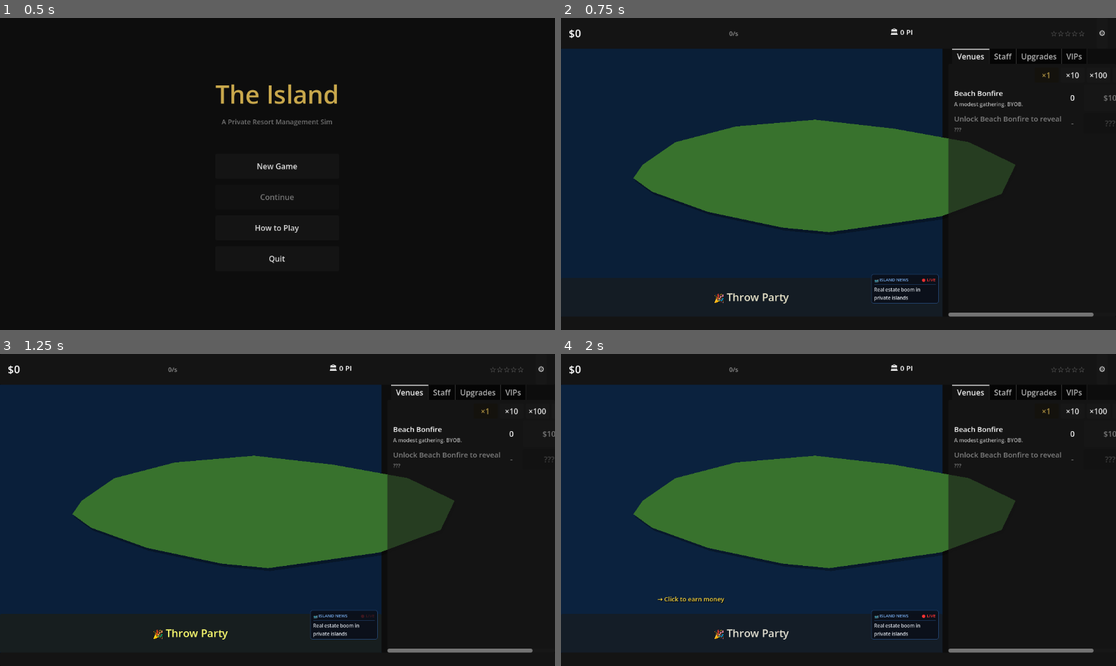
Above: before the commit, frames 1-4 (two rows, left to right).
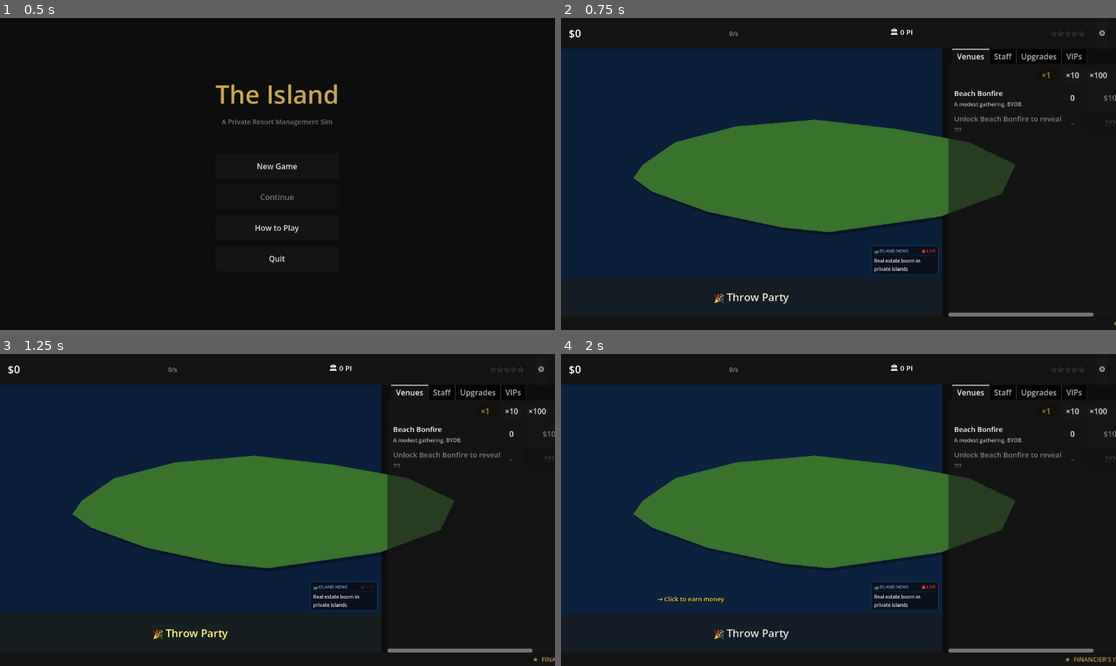
Above: after the commit, the same moments.

Repository: jhughesofficial/island-game
Game: Godot game, scene res://scenes/MainMenu.tscn
Two runs of this game, one before a commit and one after it. Both use one fixed random seed, a clock stepped at 60 frames per second and the inputs below.
Inputs:
- Up to frame 1 (0.5 s): no input
- Up to frame 2 (0.75 s): click "New Game" at 0.5 s
- Up to frame 3 (1.25 s): no input
- Up to frame 4 (2 s): click "🎉 Throw Party" at 1.25 s

Frame 1 is identical in both runs. In frame 2, 1.4% of the frame differs, in the area x 55-100%, y 72-99%; in frame 3, 1.4%; in frame 4, 1.5%.
Error before the commit: Parse Error: Expected expression for variable initial value after "=". (res://scripts/components/news_ticker.gd:73)

Commit message:
fix: achievements panel crash, game over paths, help padding, news ticker, stats paths, TV overlay
- achievements_panel: add_theme_constant_override("separation", 8) instead of invalid property
- game_over: ButtonRow added to restart/mainmenu button paths
- help_panel: MarginContainer wrapper adds 14px h / 8px v inner padding to help text
- news_ticker: fixed $MarginContainer/TickerLabel path; ticker now starts off-screen right
  and loops back to right edge (no flash/jump on restart)
- stats_panel: all 12 StatsGrid/XxxVal paths corrected to StatsGrid/XxxRow/XxxVal;
  peak_income_val built dynamically via _build_peak_income_row()
- tv_overlay: offset_top/bottom moved up 60px so it clears the ThrowPartyBtn
- IslandMap.tscn: scene file updates from editor

Diff:
--- a/scenes/components/IslandMap.tscn
+++ b/scenes/components/IslandMap.tscn
@@ -1,51 +1,55 @@
-[gd_scene load_steps=2 format=3]
+[gd_scene format=3 uid="uid://cyo6qi6bwndos"]
 
-[ext_resource type="Script" path="res://scripts/components/island_map.gd" id="1"]
+[ext_resource type="Script" uid="uid://cx3hs2okygqn0" path="res://scripts/components/island_map.gd" id="1"]
 
-[node name="IslandMap" type="Control"]
+[node name="IslandMap" type="Control" unique_id=948063043]
+layout_mode = 3
+anchors_preset = 0
 anchor_right = 1.0
 anchor_bottom = 1.0
 script = ExtResource("1")
 
-[node name="OceanBg" type="ColorRect" parent="."]
+[node name="OceanBg" type="ColorRect" parent="." unique_id=269906142]
+layout_mode = 0
 anchor_right = 1.0
 anchor_bottom = 1.0
 color = Color(0.04, 0.12, 0.22, 1)
 
-[node name="IslandShadow" type="Polygon2D" parent="."]
+[node name="IslandShadow" type="Polygon2D" parent="." unique_id=1580494793]
 color = Color(0, 0, 0, 0.3)
 polygon = PackedVector2Array(0, 0, 10, 0, 10, 10, 0, 10)
 
-[node name="IslandPolygon" type="Polygon2D" parent="."]
+[node name="IslandPolygon" type="Polygon2D" parent="." unique_id=1802225257]
 color = Color(0.22, 0.45, 0.18, 1)
 polygon = PackedVector2Array(0, 0, 10, 0, 10, 10, 0, 10)
 
-[node name="VenuesLayer" type="Control" parent="."]
+[node name="VenuesLayer" type="Control" parent="." unique_id=1565641031]
+anchors_preset = 0
 anchor_right = 1.0
 anchor_bottom = 1.0
 offset_bottom = -80.0
 
-[node name="ThrowPartyBtn" type="Button" parent="."]
+[node name="ThrowPartyBtn" type="Button" parent="." unique_id=536556888]
 layout_mode = 1
+anchors_preset = 12
 anchor_top = 1.0
 anchor_right = 1.0
 anchor_bottom = 1.0
 offset_top = -80.0
+theme_override_font_sizes/font_size = 22
 text = "🎉  THROW PARTY"
-theme_override_font_sizes/font_size = 22
 
-[node name="CPUParticles2D" type="CPUParticles2D" parent="."]
+[node name="CPUParticles2D" type="CPUParticles2D" parent="." unique_id=1864227838]
 position = Vector2(300, 300)
 emitting = false
-amount = 20
-lifetime = 0.8
+amount = 35
 one_shot = true
 explosiveness = 0.8
 direction = Vector2(0, -1)
-spread = 60.0
+spread = 75.0
 gravity = Vector2(0, 200)
-initial_velocity_min = 80.0
-initial_velocity_max = 160.0
-scale_amount_min = 3.0
-scale_amount_max = 6.0
+initial_velocity_min = 100.0
+initial_velocity_max = 220.0
+scale_amount_min = 4.0
+scale_amount_max = 8.0
 color = Color(0.788, 0.659, 0.298, 1)
--- a/scripts/components/achievements_panel.gd
+++ b/scripts/components/achievements_panel.gd
@@ -27,7 +27,7 @@
 		var is_secret: bool = achievement.secret
 
 		var row := HBoxContainer.new()
-		row.theme_override_constants_separation = 8
+		row.add_theme_constant_override("separation", 8)
 
 		var info_col := VBoxContainer.new()
 		info_col.size_flags_horizontal = Control.SIZE_EXPAND_FILL
--- a/scripts/components/game_over.gd
+++ b/scripts/components/game_over.gd
@@ -6,8 +6,8 @@
 @onready var stats_label:   Label  = $CenterContainer/VBoxContainer/StatsLabel
 @onready var pi_label:      Label  = $CenterContainer/VBoxContainer/PILabel
 @onready var ghost_label:   Label  = $CenterContainer/VBoxContainer/GhostLabel
-@onready var restart_btn:   Button = $CenterContainer/VBoxContainer/RestartBtn
-@onready var main_menu_btn: Button = $CenterContainer/VBoxContainer/MainMenuBtn
+@onready var restart_btn:   Button = $CenterContainer/VBoxContainer/ButtonRow/RestartBtn
+@onready var main_menu_btn: Button = $CenterContainer/VBoxContainer/ButtonRow/MainMenuBtn
 @onready var center:        CenterContainer = $CenterContainer
 
 var _current_ending: String = ""
--- a/scripts/components/help_panel.gd
+++ b/scripts/components/help_panel.gd
@@ -85,6 +85,17 @@
 @onready var help_label: Label = $Panel/VBoxContainer/ScrollContainer/HelpLabel
 
 func _ready() -> void:
+	# Wrap help_label in a MarginContainer for padding against the modal edges
+	var scroll_parent := help_label.get_parent()
+	scroll_parent.remove_child(help_label)
+	var mc := MarginContainer.new()
+	mc.add_theme_constant_override("margin_left", 14)
+	mc.add_theme_constant_override("margin_right", 14)
+	mc.add_theme_constant_override("margin_top", 8)
+	mc.add_theme_constant_override("margin_bottom", 8)
+	mc.size_flags_horizontal = Control.SIZE_EXPAND_FILL
+	scroll_parent.add_child(mc)
+	mc.add_child(help_label)
 	help_label.text = HELP_TEXT
 	close_btn.pressed.connect(func(): hide())
 
--- a/scripts/components/news_ticker.gd
+++ b/scripts/components/news_ticker.gd
@@ -70,12 +70,13 @@
 	"THE MATTER HAS BEEN RESOLVED — THAT'S ALL WE'VE BEEN AUTHORIZED TO SAY",
 ]
 
-@onready var ticker_label: Label = /TickerLabel
+@onready var ticker_label: Label = $MarginContainer/TickerLabel
 
 var _current_index: int = 0
 var _scroll_x: float = 0.0
 var _speed: float = 80.0  # pixels per second
 var _current_act: int = 1
+var _initialized: bool = false  # true after first frame when size is known
 
 const ACT2_THRESHOLD: float = 1_000_000.0
 const ACT3_THRESHOLD: float = 50_000_000.0
@@ -87,20 +88,25 @@
 	var pool := _current_pool()
 	_current_index = randi() % pool.size()
 	ticker_label.text = "  ★  " + pool[_current_index] + "  ★  " + pool[(_current_index + 1) % pool.size()]
-	_scroll_x = 0.0
-	# Ghost mode uses sinister Act 1 pool — reassign after initial setup
 	if GameState.ghost_mode and _current_act == 1:
 		_current_index = randi() % ACT1_GHOST_HEADLINES.size()
+	# Position will be set in _process on first frame once size is known
 
 func _process(delta: float) -> void:
+	# On first frame, start the label just off the right edge so it scrolls in
+	if not _initialized:
+		_scroll_x = size.x
+		_initialized = true
+
 	_scroll_x -= _speed * delta
 	ticker_label.position.x = _scroll_x
-	# When the first headline has fully scrolled off, advance and reset
-	if _scroll_x < -ticker_label.size.x * 0.5:
+
+	# When the label has fully scrolled off the left edge, loop back from the right
+	if _scroll_x + ticker_label.size.x <= 0.0:
 		var pool := _current_pool()
 		_current_index = (_current_index + 1) % pool.size()
 		ticker_label.text = "  ★  " + pool[_current_index] + "  ★  " + pool[(_current_index + 1) % pool.size()]
-		_scroll_x = 0.0
+		_scroll_x = size.x
 
 func _on_lifetime_money_changed(amount: float) -> void:
 	var new_act := _act_for(amount)
--- a/scripts/components/stats_panel.gd
+++ b/scripts/components/stats_panel.gd
@@ -2,19 +2,20 @@
 
 @onready var close_btn: Button = $Panel/VBoxContainer/HeaderRow/CloseBtn
 @onready var stats_grid: VBoxContainer = $Panel/VBoxContainer/ScrollContainer/StatsGrid
-@onready var total_earned_val: Label = $Panel/VBoxContainer/ScrollContainer/StatsGrid/TotalEarnedVal
-@onready var current_balance_val: Label = $Panel/VBoxContainer/ScrollContainer/StatsGrid/CurrentBalanceVal
-@onready var passive_income_val: Label = $Panel/VBoxContainer/ScrollContainer/StatsGrid/PassiveIncomeVal
-@onready var click_value_val: Label = $Panel/VBoxContainer/ScrollContainer/StatsGrid/ClickValueVal
-@onready var political_influence_val: Label = $Panel/VBoxContainer/ScrollContainer/StatsGrid/PoliticalInfluenceVal
-@onready var heat_val: Label = $Panel/VBoxContainer/ScrollContainer/StatsGrid/HeatVal
-@onready var venues_val: Label = $Panel/VBoxContainer/ScrollContainer/StatsGrid/VenuesVal
-@onready var upgrades_val: Label = $Panel/VBoxContainer/ScrollContainer/StatsGrid/UpgradesVal
-@onready var vips_val: Label = $Panel/VBoxContainer/ScrollContainer/StatsGrid/VIPsVal
-@onready var staff_val: Label = $Panel/VBoxContainer/ScrollContainer/StatsGrid/StaffVal
-@onready var secrets_val: Label = $Panel/VBoxContainer/ScrollContainer/StatsGrid/SecretsVal
-@onready var auto_clicks_val: Label = $Panel/VBoxContainer/ScrollContainer/StatsGrid/AutoClicksVal
-@onready var peak_income_val: Label = $Panel/VBoxContainer/ScrollContainer/StatsGrid/PeakIncomeVal
+@onready var total_earned_val: Label = $Panel/VBoxContainer/ScrollContainer/StatsGrid/TotalEarnedRow/TotalEarnedVal
+@onready var current_balance_val: Label = $Panel/VBoxContainer/ScrollContainer/StatsGrid/CurrentBalanceRow/CurrentBalanceVal
+@onready var passive_income_val: Label = $Panel/VBoxContainer/ScrollContainer/StatsGrid/PassiveIncomeRow/PassiveIncomeVal
+@onready var click_value_val: Label = $Panel/VBoxContainer/ScrollContainer/StatsGrid/ClickValueRow/ClickValueVal
+@onready var political_influence_val: Label = $Panel/VBoxContainer/ScrollContainer/StatsGrid/PoliticalInfluenceRow/PoliticalInfluenceVal
+@onready var heat_val: Label = $Panel/VBoxContainer/ScrollContainer/StatsGrid/HeatRow/HeatVal
+@onready var venues_val: Label = $Panel/VBoxContainer/ScrollContainer/StatsGrid/VenuesRow/VenuesVal
+@onready var upgrades_val: Label = $Panel/VBoxContainer/ScrollContainer/StatsGrid/UpgradesRow/UpgradesVal
+@onready var vips_val: Label = $Panel/VBoxContainer/ScrollContainer/StatsGrid/VIPsRow/VIPsVal
+@onready var staff_val: Label = $Panel/VBoxContainer/ScrollContainer/StatsGrid/StaffRow/StaffVal
+@onready var secrets_val: Label = $Panel/VBoxContainer/ScrollContainer/StatsGrid/SecretsRow/SecretsVal
+@onready var auto_clicks_val: Label = $Panel/VBoxContainer/ScrollContainer/StatsGrid/AutoClicksRow/AutoClicksVal
+
+var peak_income_val: Label = null  # created dynamically in _ready (not in scene)
 
 var _peak_income_per_second: float = 0.0
 var _identity_row: HBoxContainer = null
@@ -22,6 +23,7 @@
 
 func _ready() -> void:
 	close_btn.pressed.connect(func(): hide())
+	_build_peak_income_row()
 	_build_identity_row()
 
 func _process(_delta: float) -> void:
@@ -39,6 +41,18 @@
 	$Panel.pivot_offset = $Panel.size / 2
 	var tween := create_tween()
 	tween.tween_property($Panel, "scale", Vector2(1.0, 1.0), 0.2).set_trans(Tween.TRANS_BACK).set_ease(Tween.EASE_OUT)
+
+func _build_peak_income_row() -> void:
+	var row := HBoxContainer.new()
+	var lbl := Label.new()
+	lbl.text = "Peak Income/s"
+	lbl.size_flags_horizontal = Control.SIZE_EXPAND_FILL
+	lbl.add_theme_color_override("font_color", Color(0.6, 0.6, 0.6, 1))
+	row.add_child(lbl)
+	peak_income_val = Label.new()
+	peak_income_val.horizontal_alignment = HORIZONTAL_ALIGNMENT_RIGHT
+	row.add_child(peak_income_val)
+	stats_grid.add_child(row)
 
 func _build_identity_row() -> void:
 	_identity_row = HBoxContainer.new()
--- a/scripts/components/tv_overlay.gd
+++ b/scripts/components/tv_overlay.gd
@@ -67,9 +67,9 @@
 	anchor_right  = 1.0
 	anchor_bottom = 1.0
 	offset_left   = -148.0
-	offset_top    = -88.0
+	offset_top    = -148.0
 	offset_right  = -8.0
-	offset_bottom = -36.0  # above the staff rate label
+	offset_bottom = -96.0  # above ThrowPartyBtn (which occupies bottom 80px)
 	mouse_filter  = MOUSE_FILTER_IGNORE
 
 	# Outer frame — dark gunmetal with slight blue tint
